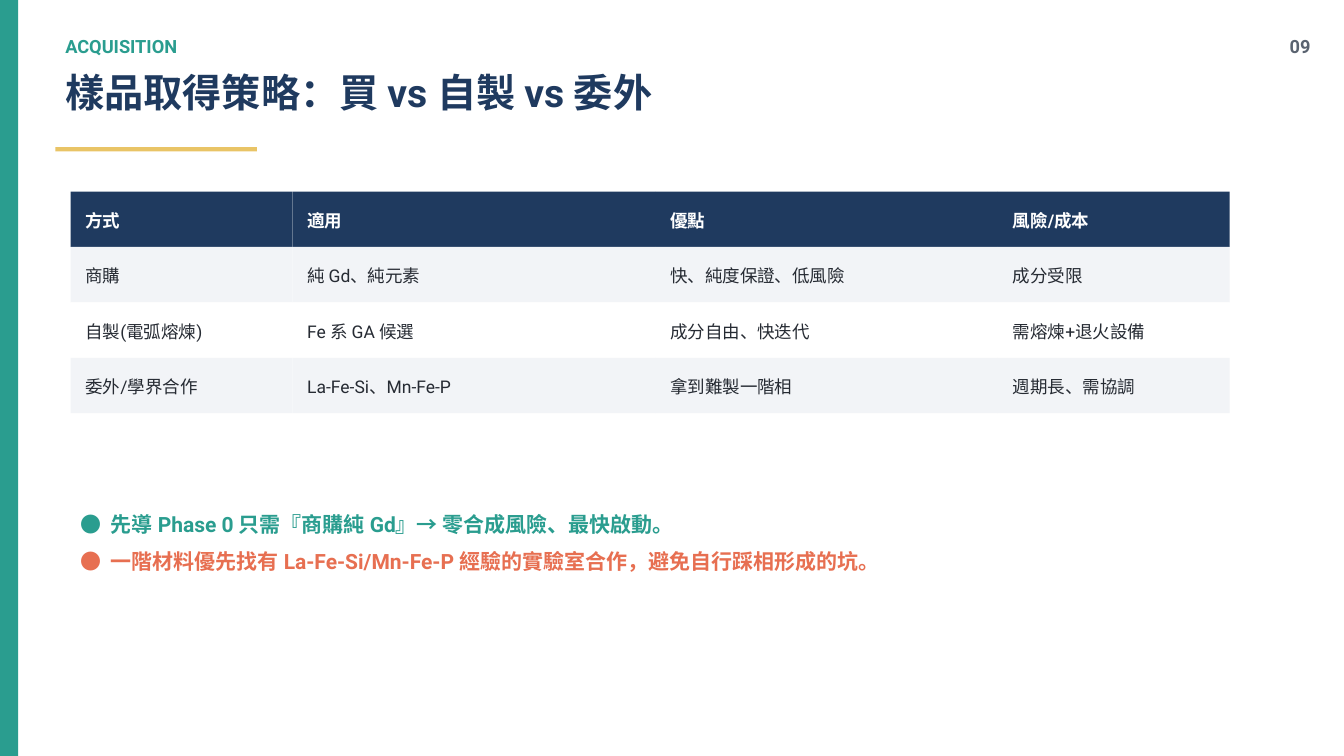
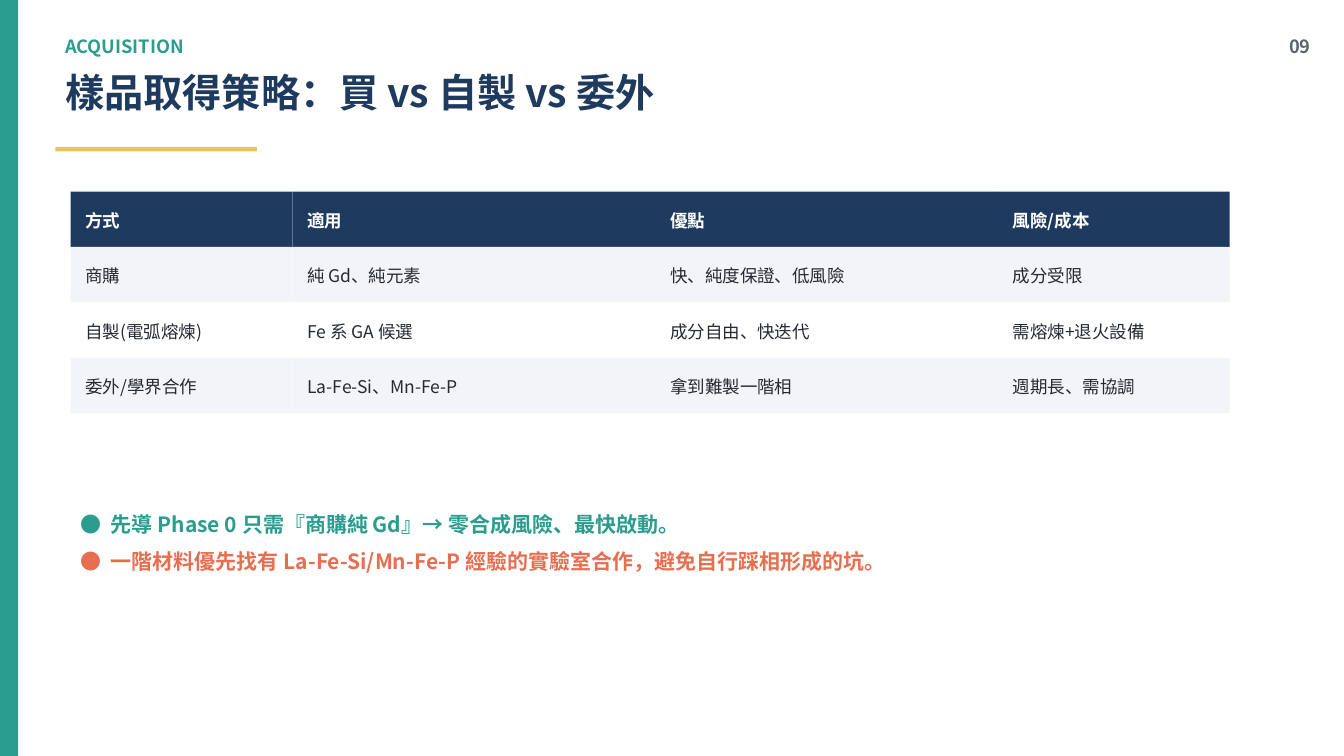
Before and after one commit to bally65/alloy_engine, a slide deck: slide 9 of docs/實驗驗證計畫_簡報.pptx. Drawn at 1344x756 pixels with LibreOffice and Linux fonts; fonts in the diff are those of the drawing. Boxes give left, top, right and bottom in pixels: in the first picture for what was removed or moved away, otherwise in the second. Text is boxed around its words. In the diff, an @@ line names an element or a change of style, - is before the commit and + after.

```diff
--- a/docs/實驗驗證計畫_簡報.pptx
+++ b/docs/實驗驗證計畫_簡報.pptx
@@ font Roboto to Noto Sans CJK SC in 10 elements at (65, 39, 183, 57), (65, 73, 654, 111), (1289, 39, 1310, 53), (1013, 212, 1090, 230), (307, 267, 422, 284), (307, 323, 413, 340), (1013, 323, 1145, 340), (85, 378, 197, 396), (307, 379, 457, 394), (111, 514, 885, 573) @@
```
Also in this commit, not shown: 26 other slides changed, 20 other files.
